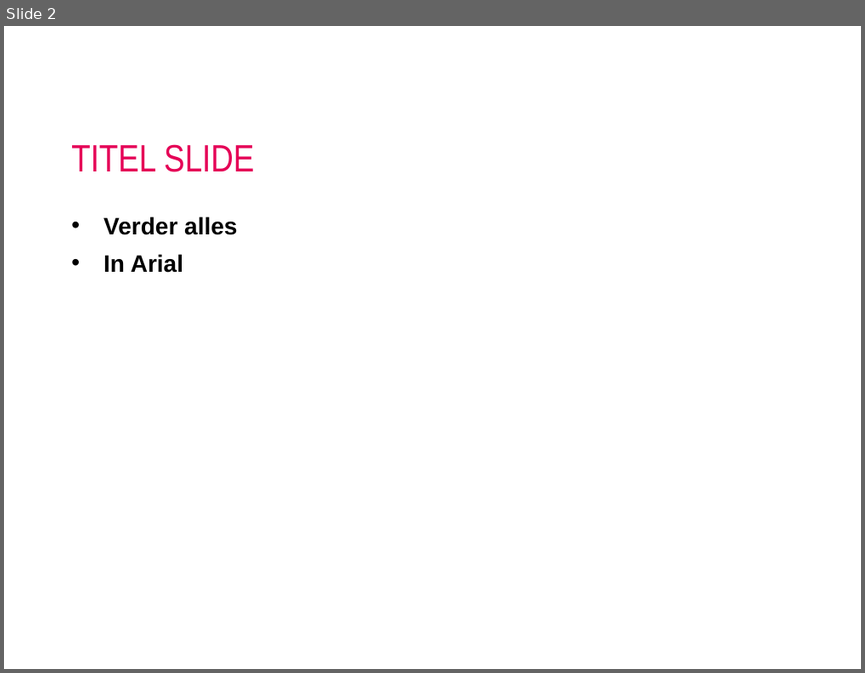
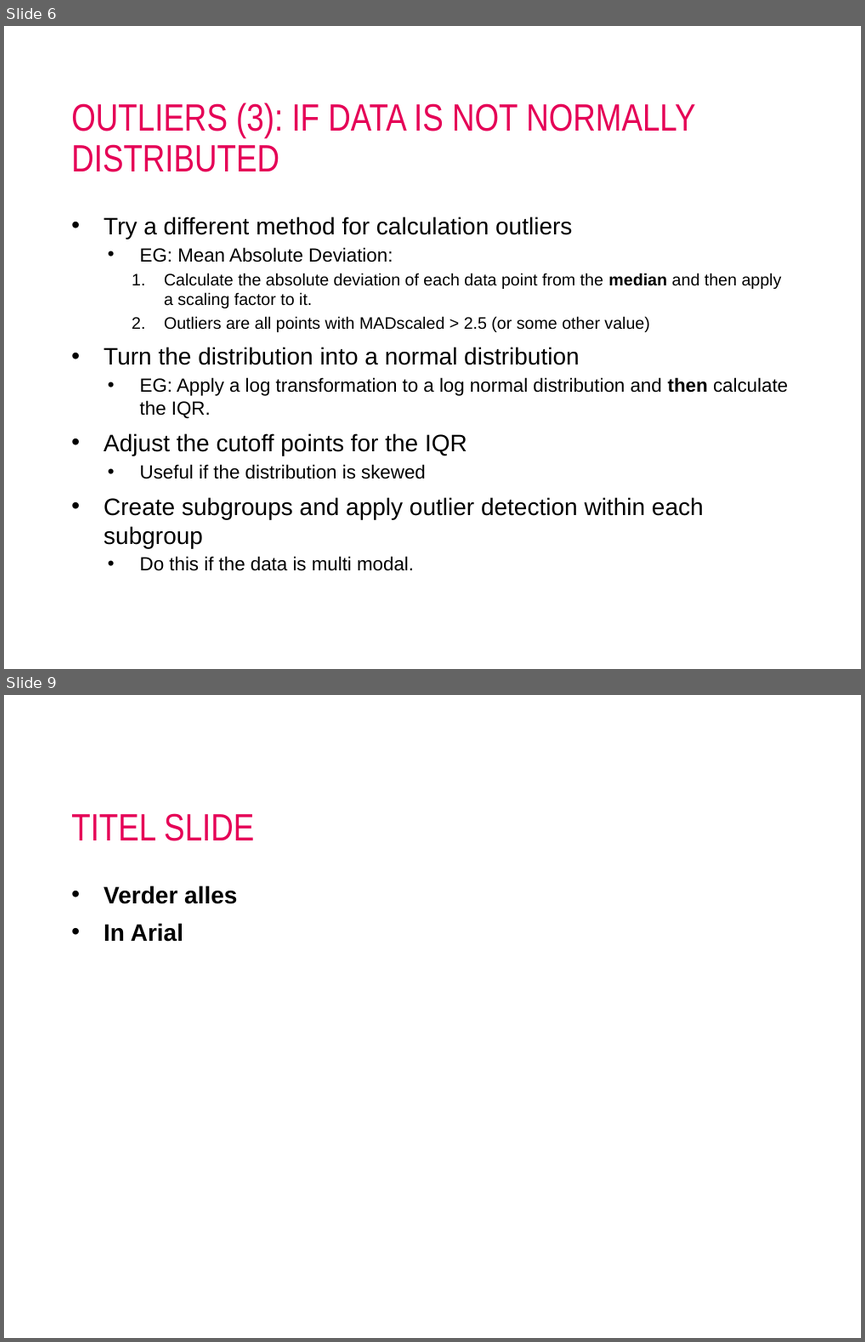
Before and after one commit to AIM-MADS-DATEXP/lesson-outliers-missing-data-erroneous-data, a slide deck: lesson-outliers.pptx. Shown one above the other, each under a label of ours: slide 2 before the commit, slides 6 and 9 after it; the slides between them are not shown. The pictures are 865x673 and 865x1342 pixels, drawn with LibreOffice and Linux fonts; fonts in the diff are those of the drawing; background and template pictures are left out. Boxes give left, top, right and bottom in pixels: in the first picture for what was removed or moved away, otherwise in the second. Text is boxed around its words. In the diff, an @@ line names an element or a change of style, - is before the commit and + after.

```diff
--- a/lesson-outliers.pptx
+++ b/lesson-outliers.pptx
@@ slide 6 added at [4,26,861,669], background #FFFFFF @@
@@ title added at [71,102,695,172], 32 pt, text #E50056 @@
+OUTLIERS (3): IF DATA IS NOT NORMALLY DISTRIBUTED
@@ text added at [103,216,788,571], 20 pt, text #000000 @@
+• Try a different method for calculation outliers
+  • EG: Mean Absolute Deviation:
+    1. Calculate the absolute deviation of each data point from the median and then apply a scaling factor to it.
+    2. Outliers are all points with MADscaled > 2.5 (or some other value)
+• Turn the distribution into a normal distribution
+  • EG: Apply a log transformation to a log normal distribution and then calculate the IQR.
+• Adjust the cutoff points for the IQR
+  • Useful if the distribution is skewed
+• Create subgroups and apply outlier detection within each subgroup
+  • Do this if the data is multi modal.
@@ what was slide 2 is now slide 9 @@
```
Also in this commit, not shown: 9 other slides added, 1 slide removed, 4 other files.
